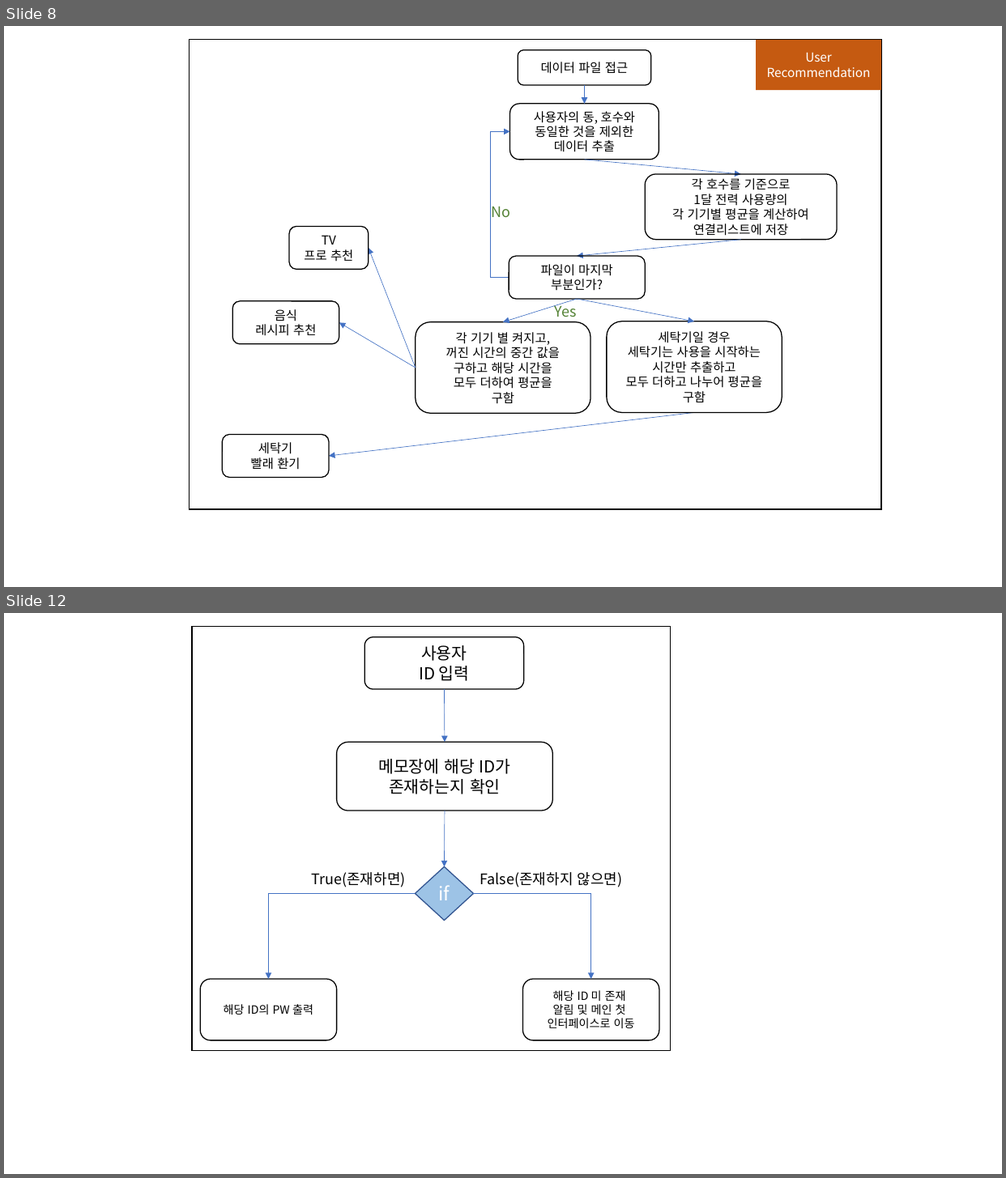
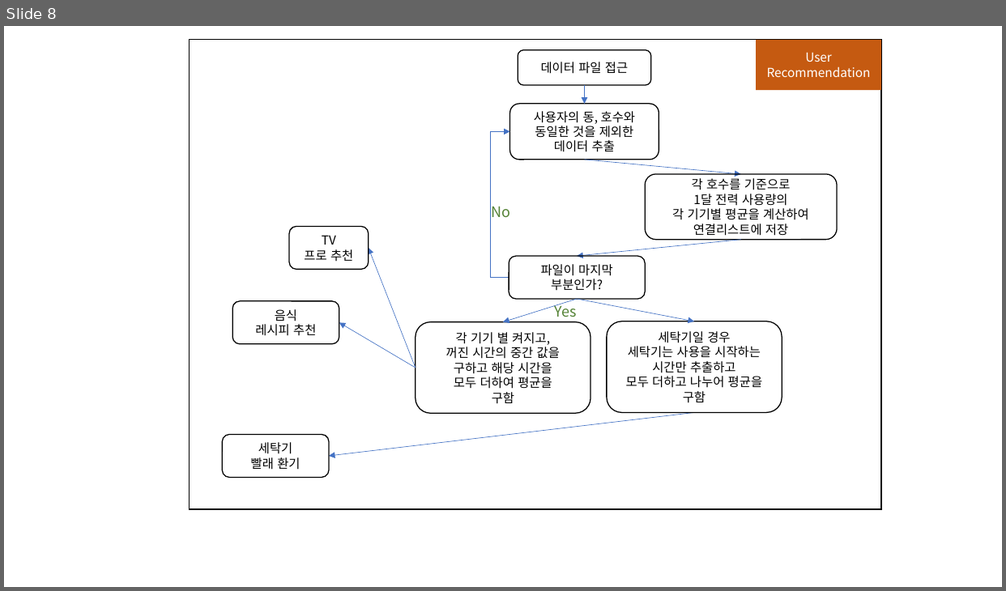
Before and after one commit to skywings-kor/SMU-CODE, a slide deck: 2022년-1학기/2022년-1C(PBL)자료/자율프로젝트(스마트홈-Data Analyze)/IOT_DataAnalyze_상세개발사항.pptx. Shown one above the other, each under a label of ours: slides 8 and 12 before the commit, slide 8 after it; the slides between them are not shown. The pictures are 1006x1178 and 1006x591 pixels, drawn with LibreOffice and Linux fonts; fonts in the diff are those of the drawing. Boxes give left, top, right and bottom in pixels: in the first picture for what was removed or moved away, otherwise in the second. Text is boxed around its words. In the diff, an @@ line names an element or a change of style, - is before the commit and + after.

```diff
--- a/2022년-1학기/2022년-1C(PBL)자료/자율프로젝트(스마트홈-Data Analyze)/IOT_DataAnalyze_상세개발사항.pptx
+++ b/2022년-1학기/2022년-1C(PBL)자료/자율프로젝트(스마트홈-Data Analyze)/IOT_DataAnalyze_상세개발사항.pptx
@@ slide 12 removed at box(4, 613, 1002, 1174), background #FFFFFF @@
@@ rectangle removed at box(192, 627, 671, 1051) @@
@@ rounded rectangle removed at box(364, 637, 524, 689) @@
-사용자
-ID 입력
@@ arrow removed from (444, 689) to (445, 742) @@
@@ rounded rectangle removed at box(336, 742, 552, 811) @@
-메모장에 해당 ID가
-존재하는지 확인
@@ arrow removed from (445, 811) to (444, 867) @@
@@ text removed at box(311, 872, 405, 888) @@
-True(존재하면)
@@ diamond removed at box(415, 867, 473, 921) @@
-if
@@ text removed at box(479, 872, 623, 888) @@
-False(존재하지 않으면)
@@ elbow arrow removed from (415, 894) to (268, 979) @@
@@ elbow arrow removed from (473, 894) to (591, 979) @@
@@ rounded rectangle removed at box(200, 979, 336, 1041) @@
-해당 ID의 PW 출력
@@ rounded rectangle removed at box(522, 979, 659, 1041) @@
-해당 ID 미 존재
-알림 및 메인 첫
-인터페이스로 이동
```
Also in this commit, not shown: 1 slide added, 7 other slides removed, 7 other files.
